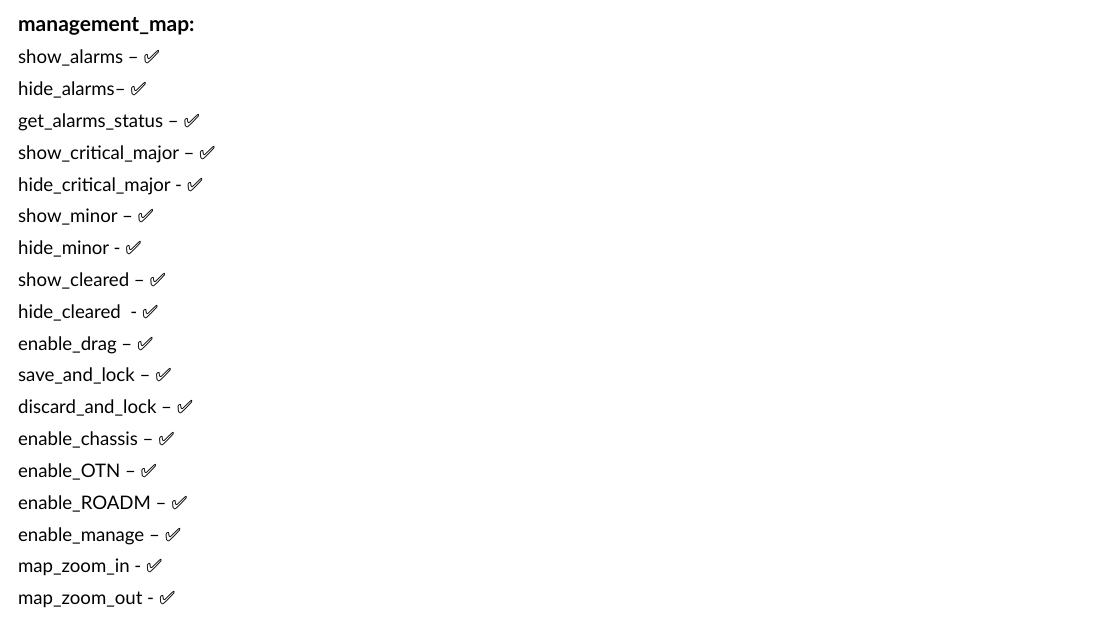
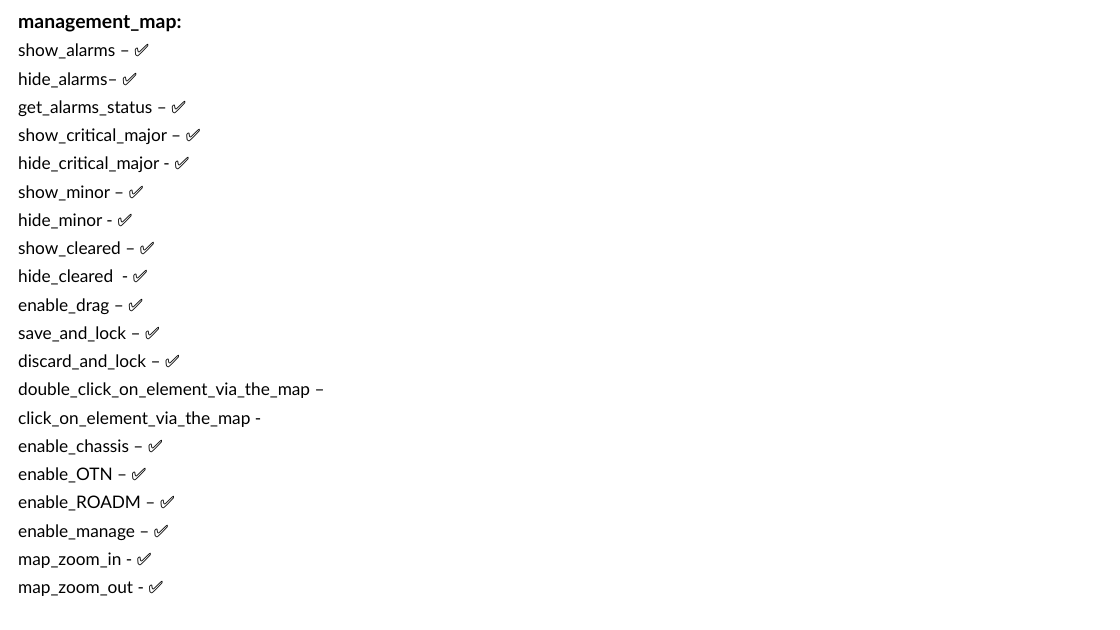
Before and after one commit to Yuval10Dahan/LightWatch_WEB, a slide deck: slide 6 of Docs/Progress_Check_Box.pptx. Drawn at 1120x630 pixels with LibreOffice and Linux fonts; fonts in the diff are those of the drawing. Boxes give left, top, right and bottom in pixels: in the first picture for what was removed or moved away, otherwise in the second. Text is boxed around its words. In the diff, an @@ line names an element or a change of style, - is before the commit and + after.

```diff
--- a/Docs/Progress_Check_Box.pptx
+++ b/Docs/Progress_Check_Box.pptx
@@ subtitle at (18,15,181,596): size 18 to 16.6 pt in "management_map:"; size 16 to 14.8 pt in "show_alarms – ✅", "hide_alarms– ✅", "get_alarms_status – ✅", "show_critical_major – ✅" and 14 more places; line spacing 0.9 to 0.8 @@
@@ subtitle at (18,382,310,427): paragraphs added @@
+double_click_on_element_via_the_map –
+click_on_element_via_the_map -
```
Also in this commit, not shown: 4 other slides changed, 1 slide added, 27 other files.
